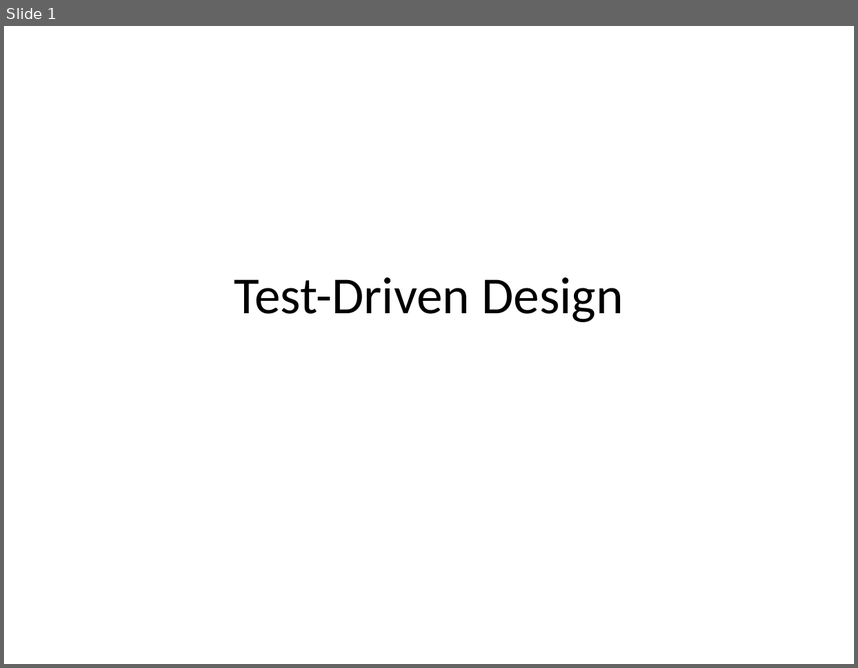
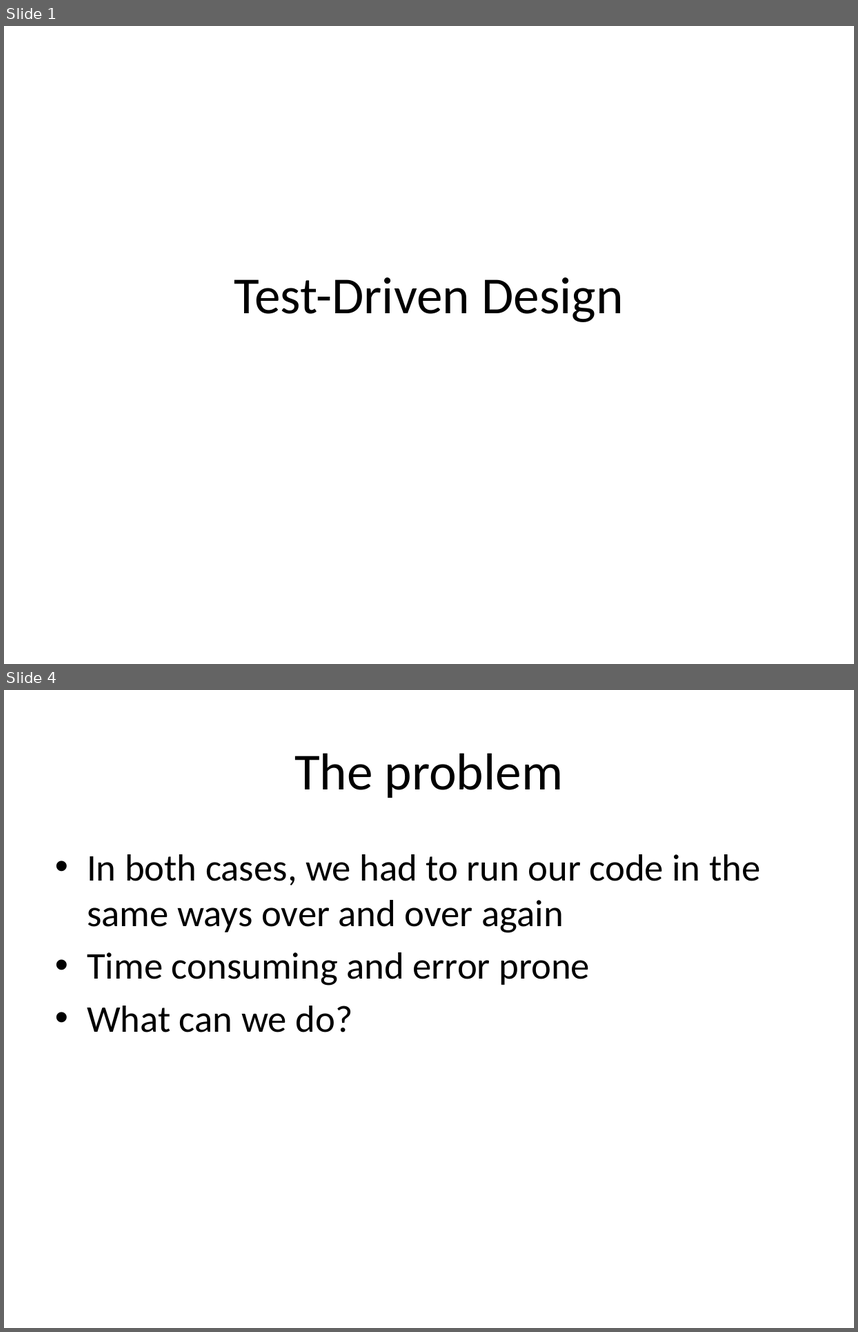
Before and after one commit to zengm71/Course-Overview, a slide deck: week_9/9.1 Test-Driven Design.pptx. Shown one above the other, each under a label of ours: slide 1 before the commit, slides 1 and 4 after it; the slides between them are not shown. The pictures are 858x668 and 858x1332 pixels, drawn with LibreOffice and Linux fonts; fonts in the diff are those of the drawing. Boxes give left, top, right and bottom in pixels: in the first picture for what was removed or moved away, otherwise in the second. Text is boxed around its words. In the diff, an @@ line names an element or a change of style, - is before the commit and + after.

```diff
--- a/week_9/9.1 Test-Driven Design.pptx
+++ b/week_9/9.1 Test-Driven Design.pptx
@@ slide 4 added at (4,690,854,1328), background #FFFFFF @@
@@ title added at (294,753,564,798), 44 pt, text #000000 @@
+The problem
@@ text added at (87,854,760,1032), 32 pt, text #000000 @@
+• In both cases, we had to run our code in the same ways over and over again
+• Time consuming and error prone
+• What can we do?
```
Also in this commit, not shown: 8 other slides added.
